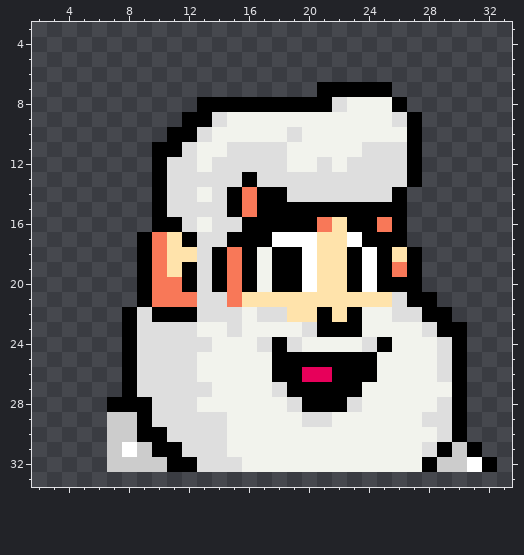
Edited in one commit: pixel-art sprite (dr-light/sprites/mug_right_80x80.png). Above is the file before it was changed.
The file is 80x80 pixels, drawn in blocks of 2x2; one block is one cell here. Shown: x 2..33, y 3..33.
The same view after the edit:
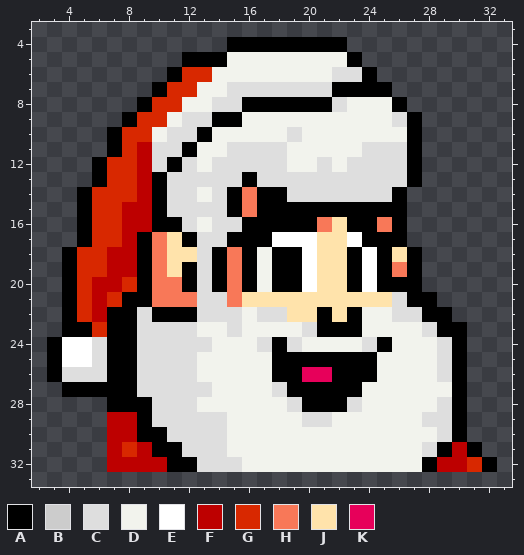
Palette (. is transparent): A #000000  B #cccccc  C #dedede  D #f2f3ed  E #ffffff  F #bd0000  G #d82800  H #f87858  J #ffe3ab  K #e7005a
Edits made:
y 4: x 15..22 ........ -> AAAAAAAA
y 5: x 12..23 ............ -> AAADDDDDDDDA
y 6: x 11..24 .............. -> AGGDDDDDDDDCCA
y 7: x 10..21 ...........A -> AGGDDCCCCCCC
y 8: x 9..15 ....AAA -> AGGDDCC
y 9: x 8..15 ....AACD -> AGGDCCAA
y 10: x 7..13 ....AAC -> AGGDCCA
y 11: x 7..12 ...AAC -> AGFCCA
y 12: x 6..11 ....AC -> AGGFCA
y 13: x 6..9 .... -> AGGF
y 14: x 5..9 ..... -> AGGGF
y 15..16: x 5..9 ..... -> AGGFF
y 17: x 5..8 .... -> AGGF
y 18..19: x 4..8 ..... -> AGGFF
y 20: x 4..8 ..... -> AGFFG
y 21: x 4..8 ..... -> AGFGA
y 22: x 4..7 .... -> AGFA
y 23: x 4..7 .... -> AAGA
y 24..25: x 3..7 ..... -> AEECA
y 26: x 3..7 ..... -> ACCCA
y 27: x 4..7 .... -> AAAA
y 29..30: x 7..8 BB -> FF
y 31: x 7..9 BEB -> FGF; x 30 B -> F
y 32: x 7..10 BBBB -> FFFF; x 29..31 BBE -> FFG
